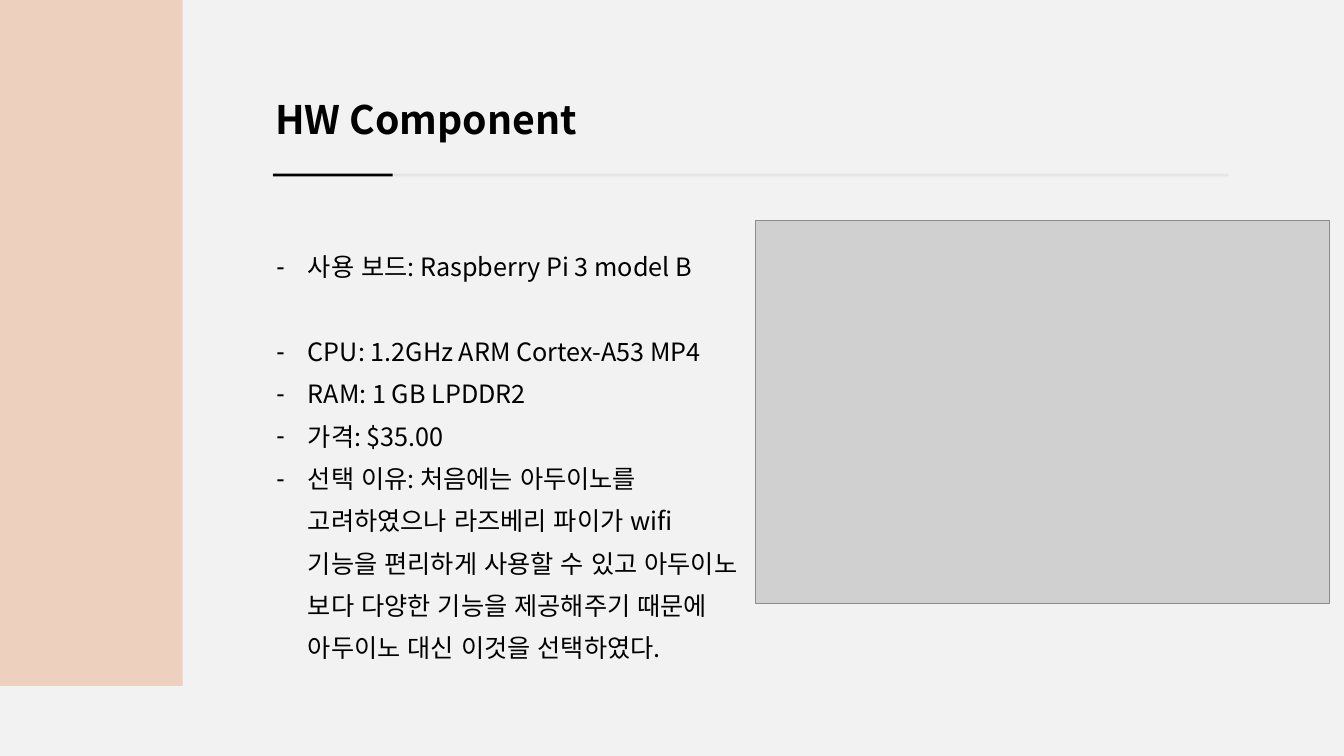
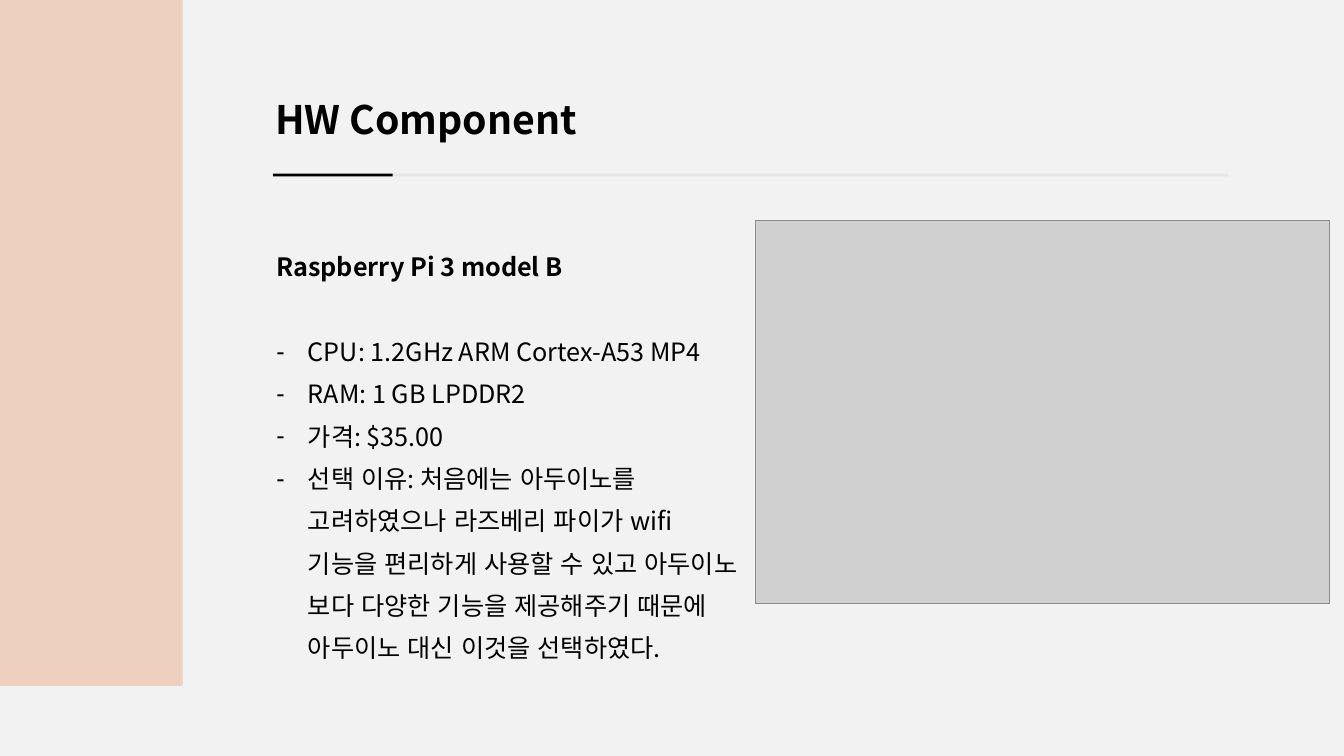
Before and after one commit to jsotouto/ICARUS, a slide deck: slide 7 of 경북과고 ICARUS 통합 PPT.pptx. Drawn at 1344x756 pixels with LibreOffice and Linux fonts; fonts in the diff are those of the drawing; grey boxes stand for pictures. Boxes give left, top, right and bottom in pixels: in the first picture for what was removed or moved away, otherwise in the second. Text is boxed around its words. In the diff, an @@ line names an element or a change of style, - is before the commit and + after.

```diff
--- a/경북과고 ICARUS 통합 PPT.pptx
+++ b/경북과고 ICARUS 통합 PPT.pptx
@@ text at bbox=[276, 255, 563, 282]: text changed; bold on @@
-– 사용 보드: Raspberry Pi 3 model B
+Raspberry Pi 3 model B
```
Also in this commit, not shown: 11 other slides changed, 1 slide added, 1 slide removed, 1 other file.
